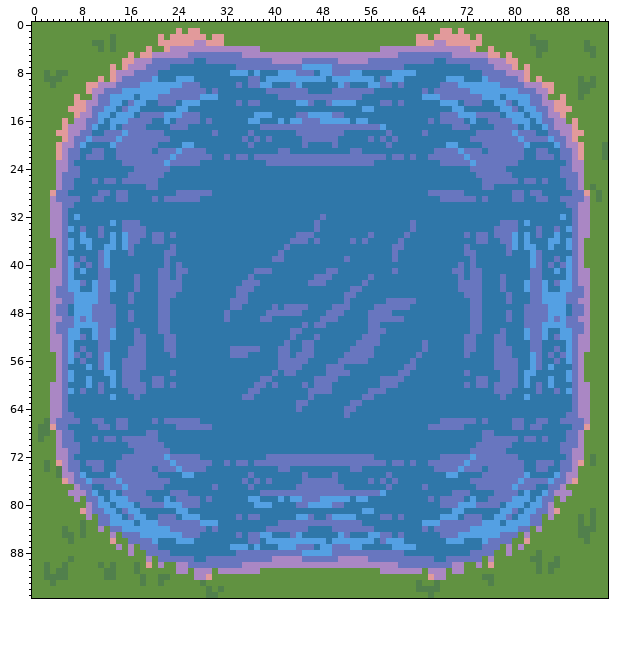
Sprite sheet -- Assets/Sprites/Tilesets/river_tileset.png. The picture above is the old version.
The file is 96x96 pixels.
And afterwards:
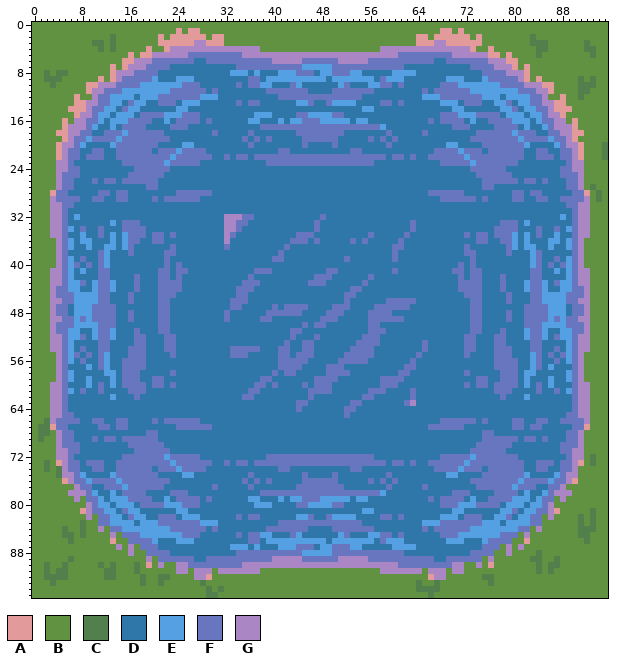
Palette (. is transparent): A #e29a9b  B #619241  C #51804c  D #2f77a9  E #54a0e3  F #6876bf  G #aa87c4
Change:
y 32: x 32..36 DDDDD -> GGGFF
y 33: x 32..35 DDDD -> GGFF
y 34: x 32..34 DDD -> GGF
y 35: x 32..33 DD -> GF
y 36: x 32 D -> G
y 37: x 32 D -> F
y 61..62: x 63 D -> F
y 63: x 62..63 DD -> FG
Boxes around the changes in both pictures, in picture pixels (x1, y1, x2, y2):
changed: (224, 214, 254, 250)
changed: (404, 388, 416, 406)
